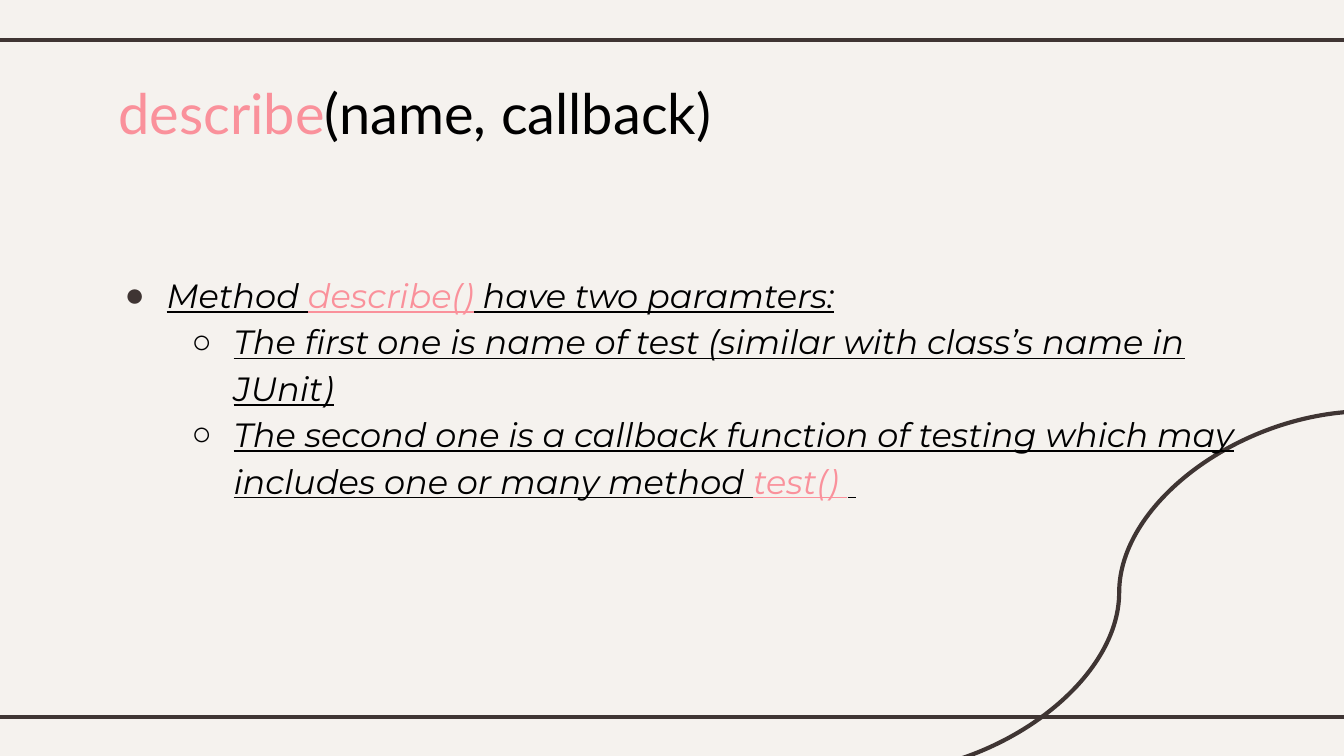
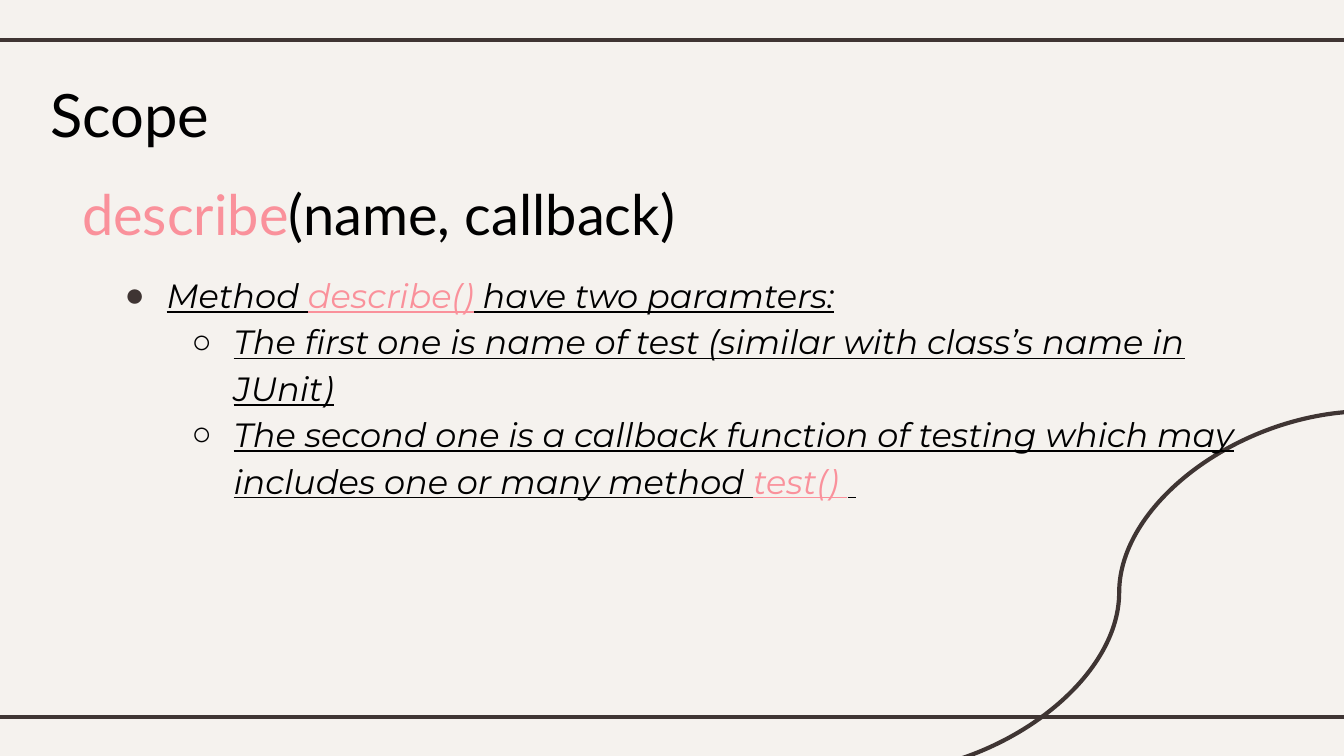
Before and after one commit to xWyvernPx/SWT, a slide deck: slide 6 of SWT.pptx. Drawn at 1344x756 pixels with LibreOffice and Linux fonts; fonts in the diff are those of the drawing. Boxes give left, top, right and bottom in pixels: in the first picture for what was removed or moved away, otherwise in the second. Text is boxed around its words. In the diff, an @@ line names an element or a change of style, - is before the commit and + after.

```diff
--- a/SWT.pptx
+++ b/SWT.pptx
@@ text added at bbox=[50, 93, 209, 148], 32 pt, text #000000 @@
+Scope
@@ title "describe(name, callback)": place and size @@
-title "describe(name, callback)" at bbox=[118, 90, 711, 142]
+title "describe(name, callback)" at bbox=[82, 191, 675, 243]
```
Also in this commit, not shown: 8 other slides changed, 1 slide added, 10 other files.
